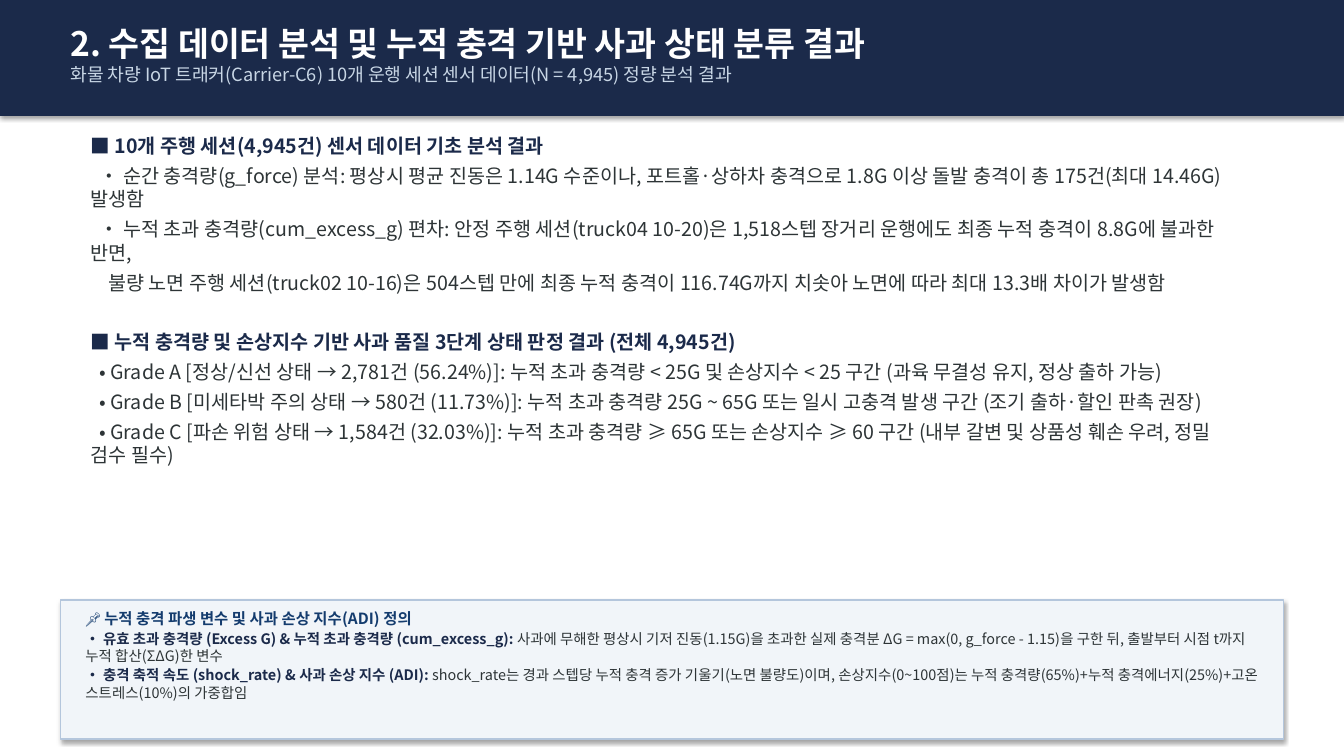
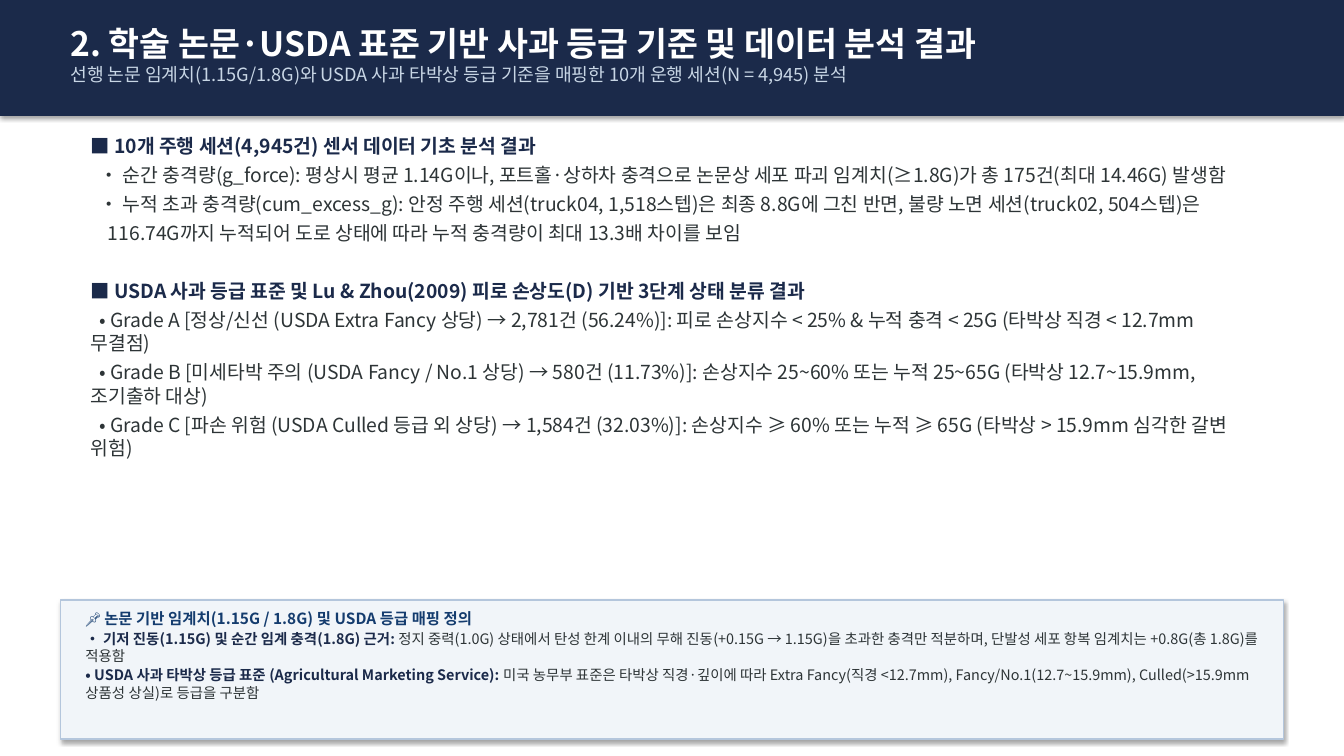
Before and after one commit to sungmin9910/prediction, a slide deck: slide 3 of 사과_운송_이상충격_예측_발표자료.pptx. Drawn at 1344x756 pixels with LibreOffice and Linux fonts; fonts in the diff are those of the drawing. Boxes give left, top, right and bottom in pixels: in the first picture for what was removed or moved away, otherwise in the second. Text is boxed around its words. In the diff, an @@ line names an element or a change of style, - is before the commit and + after.

Commit message:
docs: Ground Grade A/B/C criteria in peer-reviewed papers (Lu & Zhou 2009, Van Zeebroeck 2007) and USDA Apple Grade standards

```diff
--- a/사과_운송_이상충격_예측_발표자료.pptx
+++ b/사과_운송_이상충격_예측_발표자료.pptx
@@ text at box(70, 27, 976, 85): text changed @@
-2. 수집 데이터 분석 및 누적 충격 기반 사과 상태 분류 결과
-화물 차량 IoT 트래커(Carrier-C6) 10개 운행 세션 센서 데이터(N = 4,945) 정량 분석 결과
+2. 학술 논문·USDA 표준 기반 사과 등급 기준 및 데이터 분석 결과
+선행 논문 임계치(1.15G/1.8G)와 USDA 사과 타박상 등급 기준을 매핑한 10개 운행 세션(N = 4,945) 분석
@@ text at box(114, 136, 537, 157): size 14 to 13.8 pt in "■ 10개 주행 세션(4,945건) 센서 데이터 기초 ..." @@
@@ text at box(91, 165, 1227, 459): text changed; size 14 to 13.8 pt @@
-• 순간 충격량(g_force) 분석: 평상시 평균 진동은 1.14G 수준이나, 포트홀·상하차 충격으로 1.8G 이상 돌발 충격이 총 175건(최대 14.46G) 발생함
-• 누적 초과 충격량(cum_excess_g) 편차: 안정 주행 세션(truck04 10-20)은 1,518스텝 장거리 운행에도 최종 누적 충격이 8.8G에 불과한 반면,
-불량 노면 주행 세션(truck02 10-16)은 504스텝 만에 최종 누적 충격이 116.74G까지 치솟아 노면에 따라 최대 13.3배 차이가 발생함
-■ 누적 충격량 및 손상지수 기반 사과 품질 3단계 상태 판정 결과 (전체 4,945건)
-• Grade A [정상/신선 상태 → 2,781건 (56.24%)]: 누적 초과 충격량 < 25G 및 손상지수 < 25 구간 (과육 무결성 유지, 정상 출하 가능)
-• Grade B [미세타박 주의 상태 → 580건 (11.73%)]: 누적 초과 충격량 25G ~ 65G 또는 일시 고충격 발생 구간 (조기 출하·할인 판촉 권장)
-• Grade C [파손 위험 상태 → 1,584건 (32.03%)]: 누적 초과 충격량 ≥ 65G 또는 손상지수 ≥ 60 구간 (내부 갈변 및 상품성 훼손 우려, 정밀 검수 필수)
+• 순간 충격량(g_force): 평상시 평균 1.14G이나, 포트홀·상하차 충격으로 논문상 세포 파괴 임계치(≥1.8G)가 총 175건(최대 14.46G) 발생함
+• 누적 초과 충격량(cum_excess_g): 안정 주행 세션(truck04, 1,518스텝)은 최종 8.8G에 그친 반면, 불량 노면 세션(truck02, 504스텝)은
+116.74G까지 누적되어 도로 상태에 따라 누적 충격량이 최대 13.3배 차이를 보임
+■ USDA 사과 등급 표준 및 Lu & Zhou(2009) 피로 손상도(D) 기반 3단계 상태 분류 결과
+• Grade A [정상/신선 (USDA Extra Fancy 상당) → 2,781건 (56.24%)]: 피로 손상지수 < 25% & 누적 충격 < 25G (타박상 직경 < 12.7mm 무결점)
+• Grade B [미세타박 주의 (USDA Fancy / No.1 상당) → 580건 (11.73%)]: 손상지수 25~60% 또는 누적 25~65G (타박상 12.7~15.9mm, 조기출하 대상)
+• Grade C [파손 위험 (USDA Culled 등급 외 상당) → 1,584건 (32.03%)]: 손상지수 ≥ 60% 또는 누적 ≥ 65G (타박상 > 15.9mm 심각한 갈변 위험)
@@ text at box(85, 611, 1258, 701): text changed @@
-📌 누적 충격 파생 변수 및 사과 손상 지수(ADI) 정의
-• 유효 초과 충격량 (Excess G) & 누적 초과 충격량 (cum_excess_g): 사과에 무해한 평상시 기저 진동(1.15G)을 초과한 실제 충격분 ΔG = max(0, g_force - 1.15)을 구한 뒤, 출발부터 시점 t까지 누적 합산(ΣΔG)한 변수
-• 충격 축적 속도 (shock_rate) & 사과 손상 지수 (ADI): shock_rate는 경과 스텝당 누적 충격 증가 기울기(노면 불량도)이며, 손상지수(0~100점)는 누적 충격량(65%)+누적 충격에너지(25%)+고온 스트레스(10%)의 가중합임
+📌 논문 기반 임계치(1.15G / 1.8G) 및 USDA 등급 매핑 정의
+• 기저 진동(1.15G) 및 순간 임계 충격(1.8G) 근거: 정지 중력(1.0G) 상태에서 탄성 한계 이내의 무해 진동(+0.15G → 1.15G)을 초과한 충격만 적분하며, 단발성 세포 항복 임계치는 +0.8G(총 1.8G)를 적용함
+• USDA 사과 타박상 등급 표준 (Agricultural Marketing Service): 미국 농무부 표준은 타박상 직경·깊이에 따라 Extra Fancy(직경 <12.7mm), Fancy/No.1(12.7~15.9mm), Culled(>15.9mm 상품성 상실)로 등급을 구분함
```
Also in this commit, not shown: 1 other slide changed, 4 other files.
